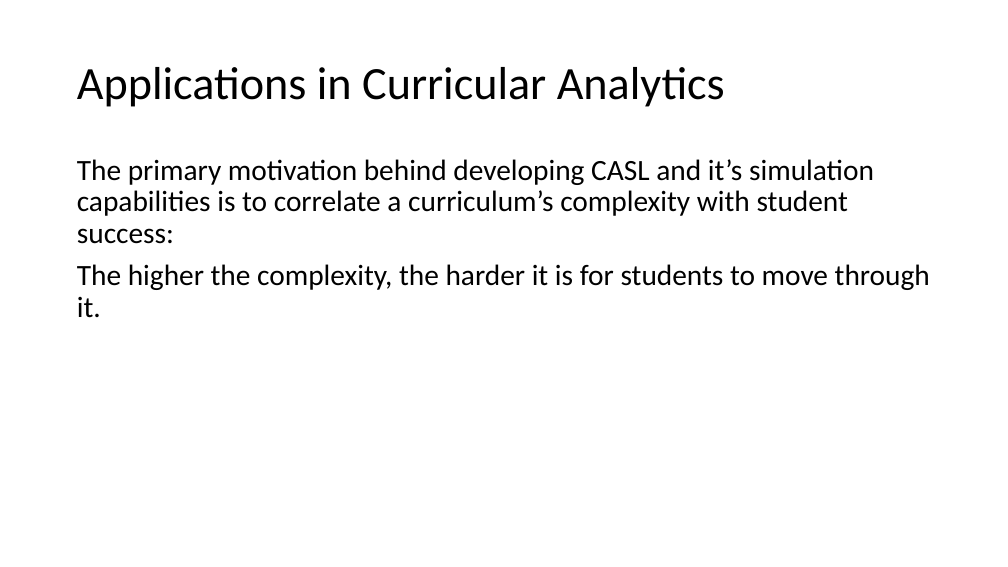
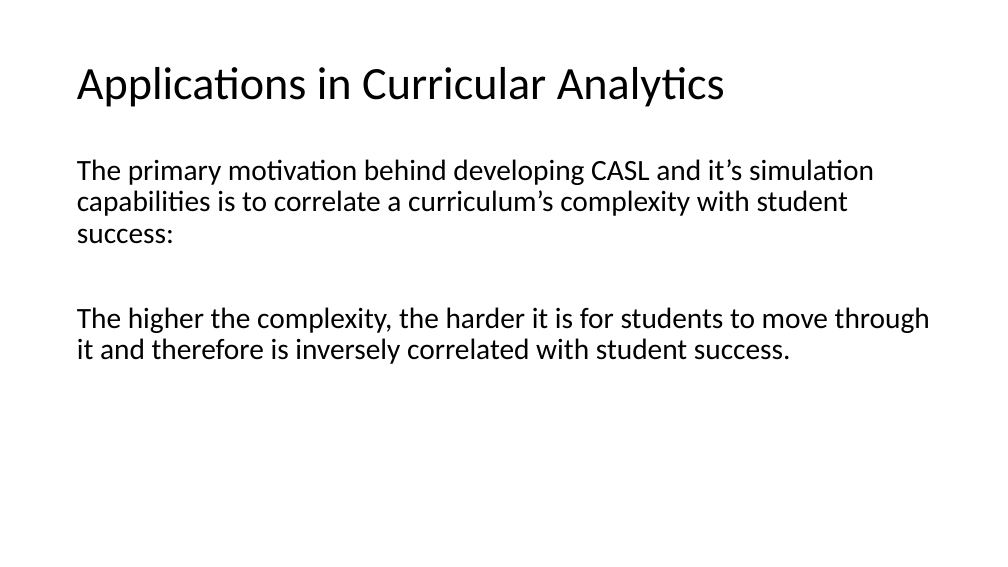
Before and after one commit to M-S-H/thesis, a slide deck: slide 27 of Defense.pptx (slide 29 before the commit). Drawn at 1008x567 pixels with LibreOffice and Linux fonts; fonts in the diff are those of the drawing. Boxes give left, top, right and bottom in pixels: in the first picture for what was removed or moved away, otherwise in the second. Text is boxed around its words. In the diff, an @@ line names an element or a change of style, - is before the commit and + after.

```diff
--- a/Defense.pptx
+++ b/Defense.pptx
@@ text at (x1=77, y1=307, x2=930, y2=364): text changed @@
-The higher the complexity, the harder it is for students to move through it.
+The higher the complexity, the harder it is for students to move through it and therefore is inversely correlated with student success.
```
Also in this commit, not shown: 17 other slides changed, 1 slide added, 3 slides removed, 13 other files.
